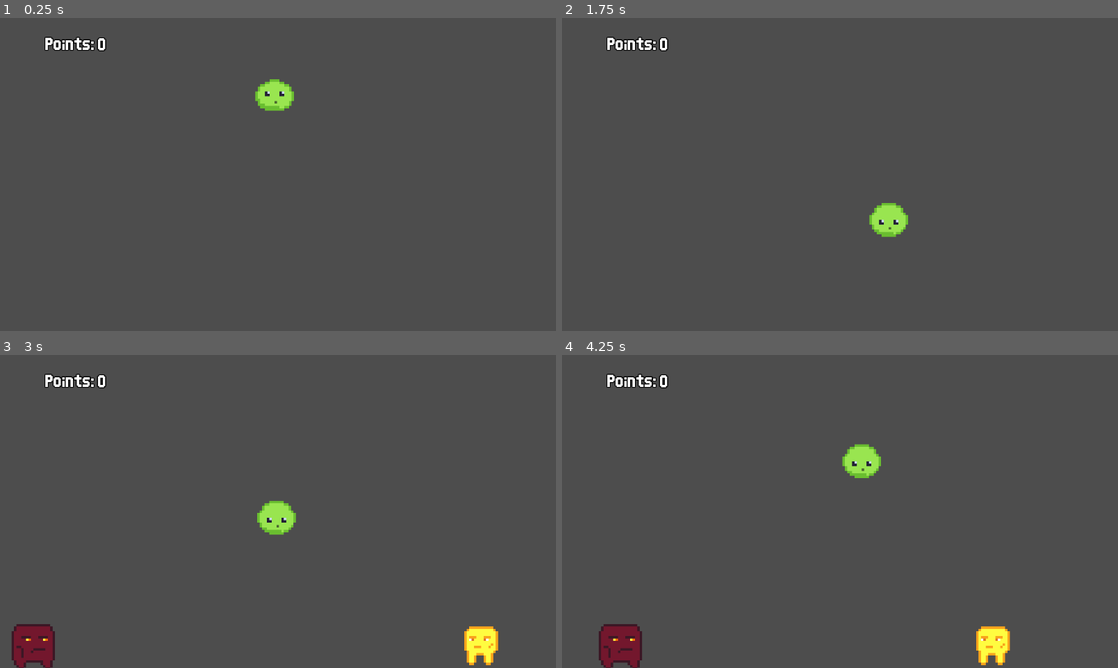
Above: before the commit, frames 1-4 (two rows, left to right).
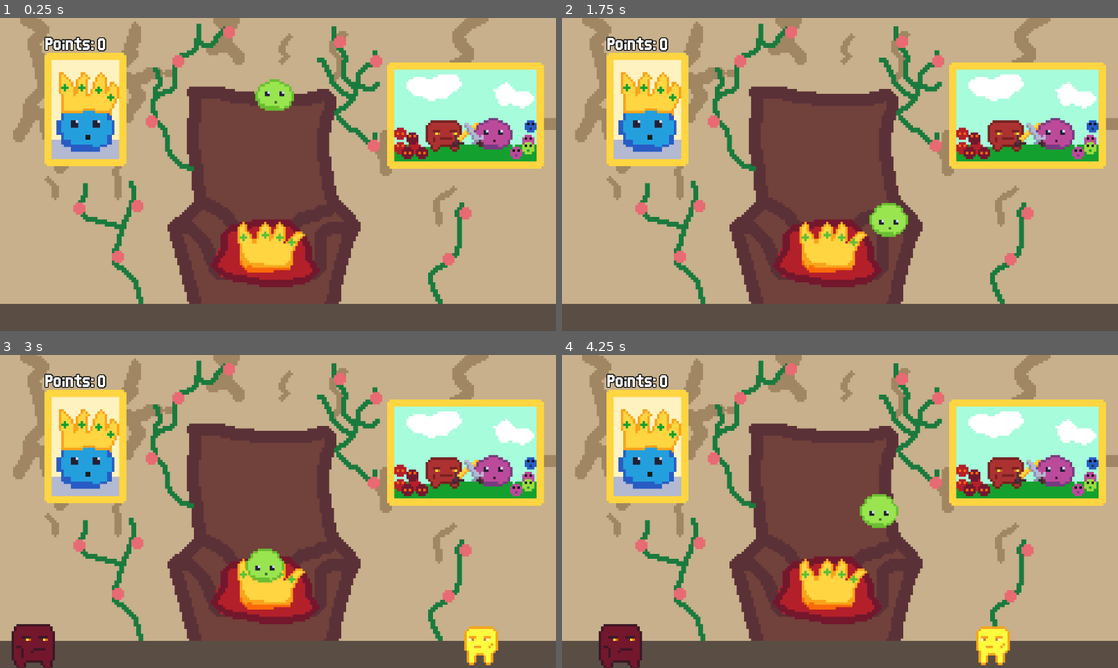
Above: after the commit, the same moments.

Repository: gnampfkuchen-oss/King-of-Blob
Game: Godot game, scene res://Scenes/main.tscn
Same seed, same stepped clock (60 frames per second), same inputs: the game is played once before the commit and once after it.
Inputs:
- Up to frame 1 (0.25 s): no input
- Up to frame 2 (1.75 s): tap Enter at 0.5 s; hold Right (right) from 0.53 s (still down); tap Tab (upgrades) at 0.77, 1.52 s; tap Space at 1.25 s
- Up to frame 3 (3 s): release Right (right) at 2.03 s; hold Left (left) 2.03-2.78 s; hold Right (right) from 2.78 s (still down)
- Up to frame 4 (4.25 s): keep holding Right (right); tap Tab (upgrades) at 3.02, 3.77 s; tap Enter at 3.5 s

The runs differ from the first frame. In frame 1, 90% of the frame differs, in the area x 0-100%, y 0-92%; in frame 2, 90%; in frame 3, 90%; in frame 4, 90%.

Commit message:
efeAFwe<

Diff:
--- a/new-game-project/Scenes/main.tscn
+++ b/new-game-project/Scenes/main.tscn
@@ -21,7 +21,7 @@
 [node name="Arena" type="StaticBody2D" parent="." unique_id=1277637875]
 
 [node name="ground" type="CollisionShape2D" parent="Arena" unique_id=302052746]
-position = Vector2(566, 681)
+position = Vector2(576, 625.99994)
 scale = Vector2(59.207085, -1.9795862)
 shape = SubResource("RectangleShape2D_23856")
 
--- a/new-game-project/Scenes/ui.tscn
+++ b/new-game-project/Scenes/ui.tscn
@@ -3,6 +3,7 @@
 [ext_resource type="FontFile" uid="uid://b65vgsjbe3pqt" path="res://Assets/Thin Sans.ttf" id="1_jxero"]
 [ext_resource type="Script" uid="uid://c2yqybr8u0cd" path="res://Scripts/ui.gd" id="1_nf4gj"]
 [ext_resource type="Texture2D" uid="uid://ciqkc75xfgten" path="res://Assets/Graphics/menu.png" id="2_qdvrb"]
+[ext_resource type="Texture2D" uid="uid://bk75j7xl8dcxq" path="res://Assets/Graphics/tronesaal.png" id="4_2246s"]
 
 [node name="UI" type="CanvasLayer" unique_id=299683093]
 process_mode = 3
@@ -71,3 +72,11 @@
 text = "Upgrades:"
 horizontal_alignment = 1
 vertical_alignment = 1
+
+[node name="CanvasLayer" type="CanvasLayer" parent="." unique_id=1763689367]
+layer = -1
+
+[node name="Tronesaal" type="Sprite2D" parent="CanvasLayer" unique_id=1716690077]
+position = Vector2(574.9999, 322.00003)
+scale = Vector2(5, 5)
+texture = ExtResource("4_2246s")
--- a/new-game-project/Scripts/player.gd
+++ b/new-game-project/Scripts/player.gd
@@ -49,10 +49,10 @@
 		bouncefunc(600)
 		point.emit()
 	elif area.is_in_group("enemy2"):
-		bouncefunc(750)
+		bouncefunc(700)
 		point.emit()
 	elif area.is_in_group("enemy3"):
-		bouncefunc(500)
+		bouncefunc(400)
 		point.emit()
 
 
Binary file added: new-game-project/Assets/Graphics/tronesaal.png
Not shown, added: new-game-project/Assets/Graphics/tronesaal.png.import
